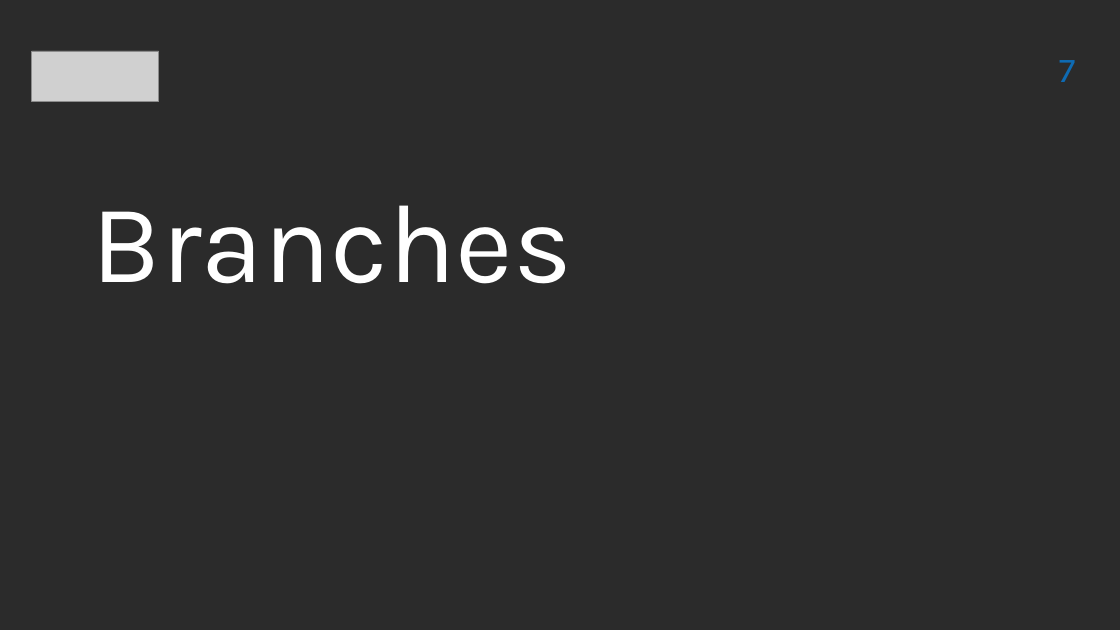
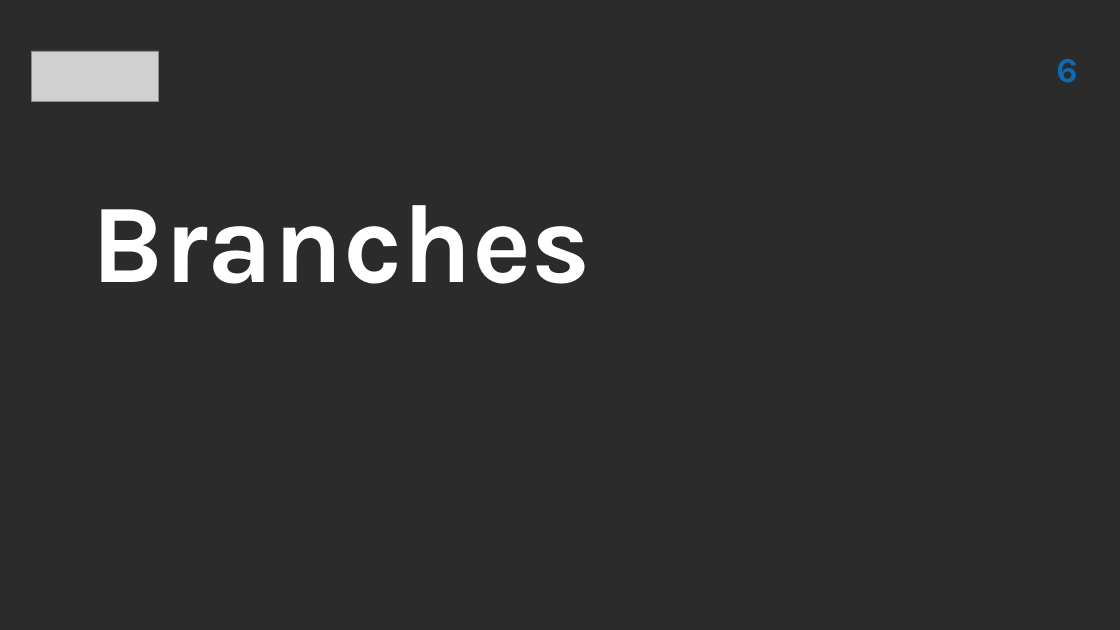
Before and after one commit to vitaliiTolmachov/Presentation, a slide deck: slide 6 of Presentation_easypay.pptx (slide 7 before the commit). Drawn at 1120x630 pixels with LibreOffice and Linux fonts; fonts in the diff are those of the drawing; grey boxes stand for pictures; background and template pictures are left out; a plain dark background stands for a picture behind light text. Boxes give left, top, right and bottom in pixels: in the first picture for what was removed or moved away, otherwise in the second. Text is boxed around its words. In the diff, an @@ line names an element or a change of style, - is before the commit and + after.

```diff
--- a/Presentation_easypay.pptx
+++ b/Presentation_easypay.pptx
@@ page number added at box(1056, 59, 1077, 83), 30 pt, text #0E6BB3, bold @@
+6
@@ page number removed at box(1059, 60, 1075, 82) @@
-7
@@ text "Branches" at box(92, 205, 591, 284): bold on; indent changed @@
```
Also in this commit, not shown: 10 other slides changed, 4 slides added, 8 slides removed.
